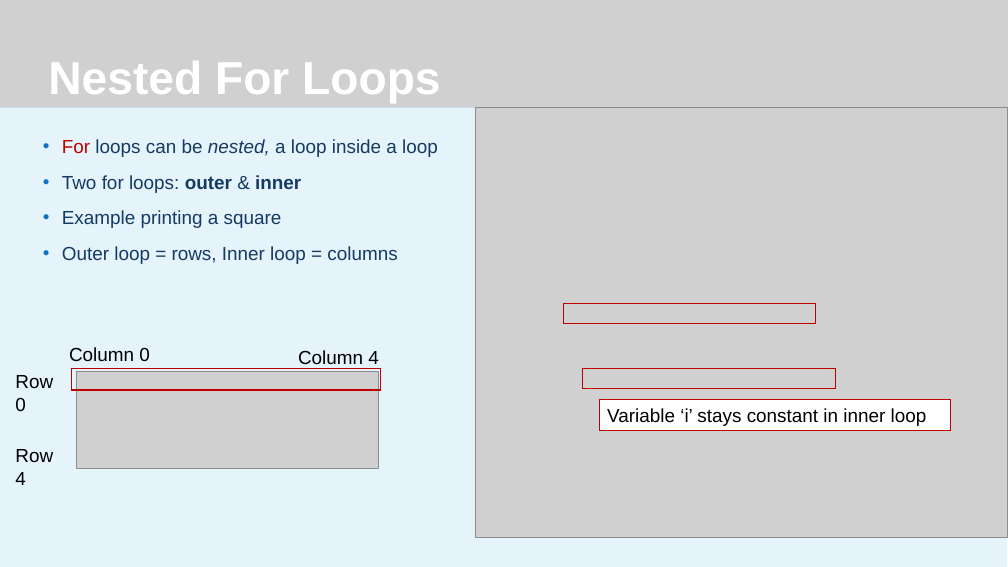
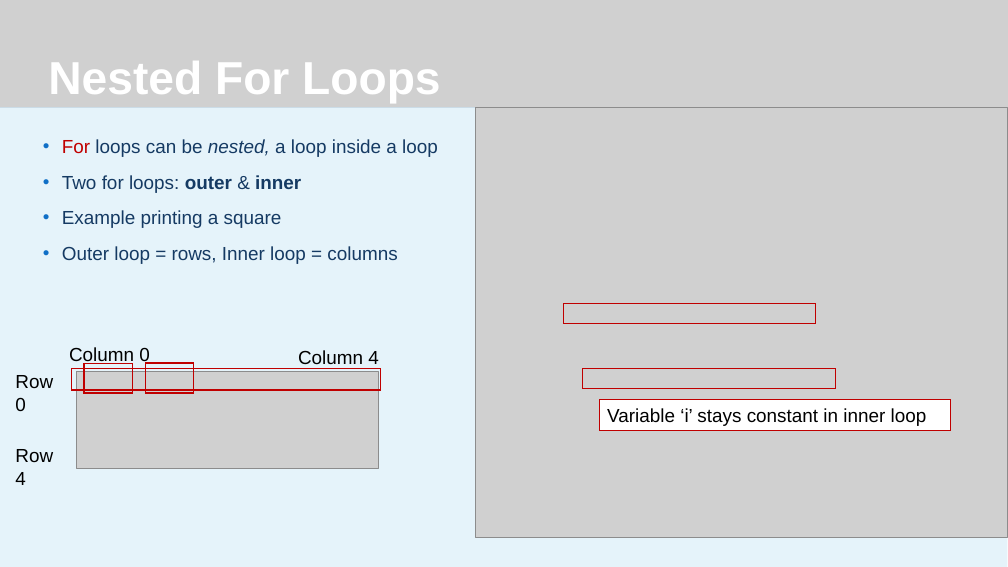
Before and after one commit to JeremyBYU/LoopIt, a slide deck: slide 10 of Lecture/LoopIt.pptx. Drawn at 1008x567 pixels with LibreOffice and Linux fonts; fonts in the diff are those of the drawing; grey boxes stand for pictures; background and template pictures are left out. Boxes give left, top, right and bottom in pixels: in the first picture for what was removed or moved away, otherwise in the second. Text is boxed around its words. In the diff, an @@ line names an element or a change of style, - is before the commit and + after.

```diff
--- a/Lecture/LoopIt.pptx
+++ b/Lecture/LoopIt.pptx
@@ rectangle added at [84,364,132,393], outline #C00000 1.5 pt @@
@@ rectangle added at [145,363,194,392], outline #C00000 1.5 pt @@
```
Also in this commit, not shown: 9 other slides changed, 2 slides added.
